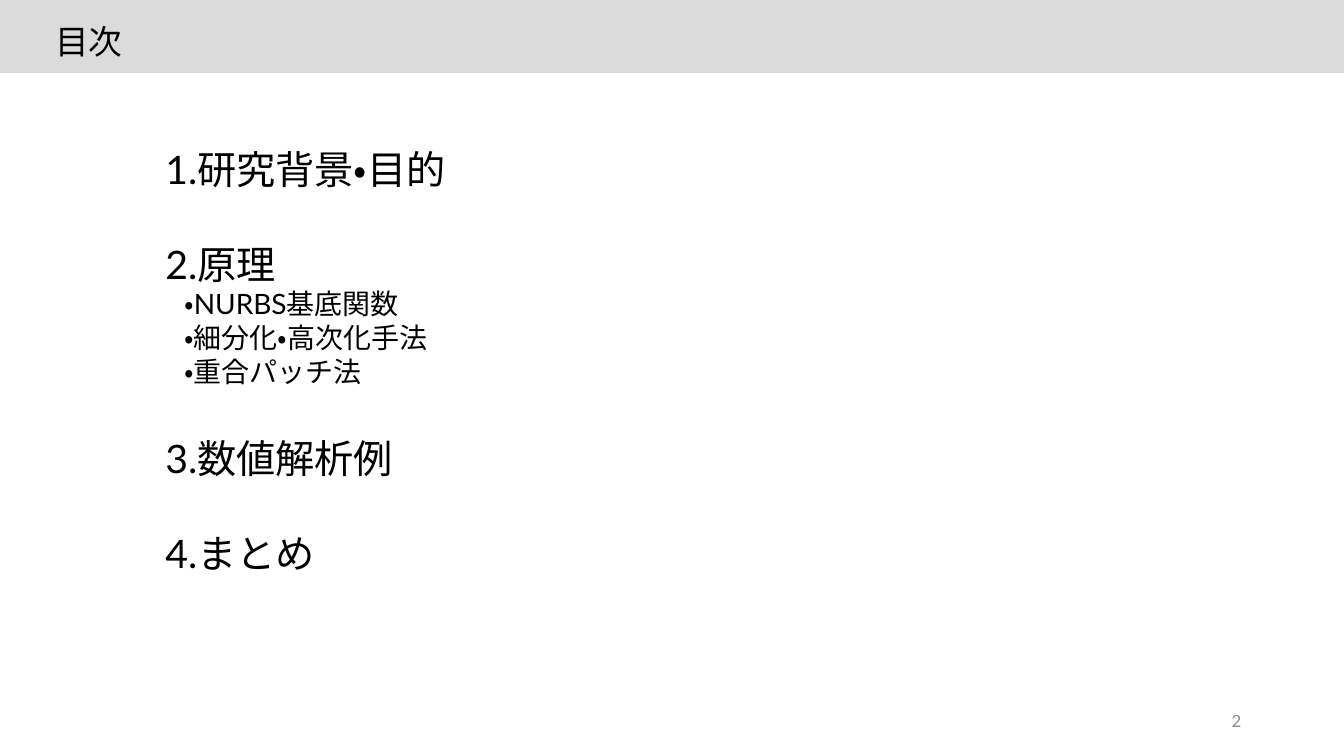
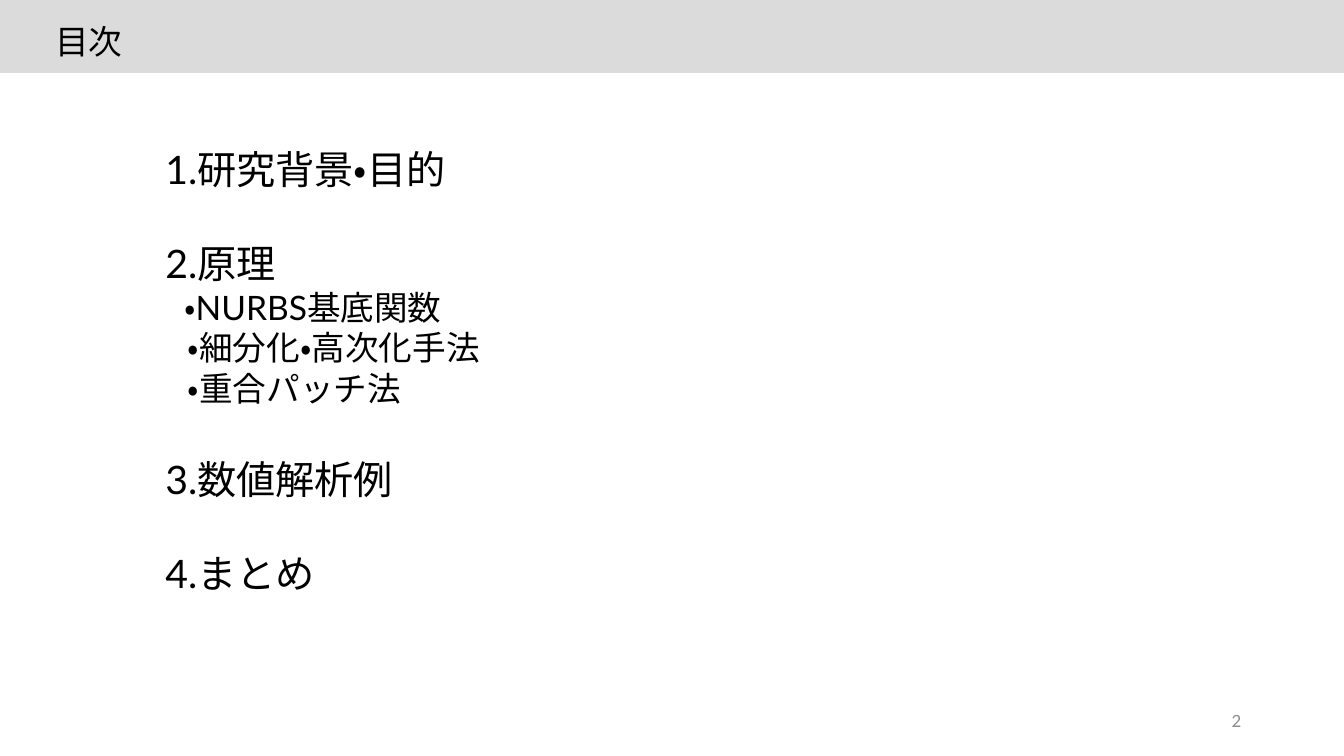
Before and after one commit to JoTsuchi22/lab_share, a slide deck: slide 2 of 卒論発表/最終版/20220208_卒業発表_土山雄飛.pptx. Drawn at 1344x756 pixels with LibreOffice and Linux fonts; fonts in the diff are those of the drawing. Boxes give left, top, right and bottom in pixels: in the first picture for what was removed or moved away, otherwise in the second. Text is boxed around its words. In the diff, an @@ line names an element or a change of style, - is before the commit and + after.

```diff
--- a/卒論発表/最終版/20220208_卒業発表_土山雄飛.pptx
+++ b/卒論発表/最終版/20220208_卒業発表_土山雄飛.pptx
@@ text at box(184, 291, 480, 404): size 20 to 24 pt in "・NURBS基底関数", "・細分化・高次化手法", "・重合パッチ法" @@
```
Also in this commit, not shown: 17 other slides changed, 13 other files.
